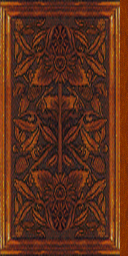
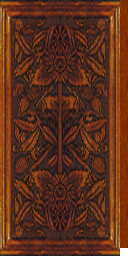
Layered file, before and after one edit (128 × 256). Changes by layer:
painted on "Layer 4 copy" over [120, 248, 128, 256]
